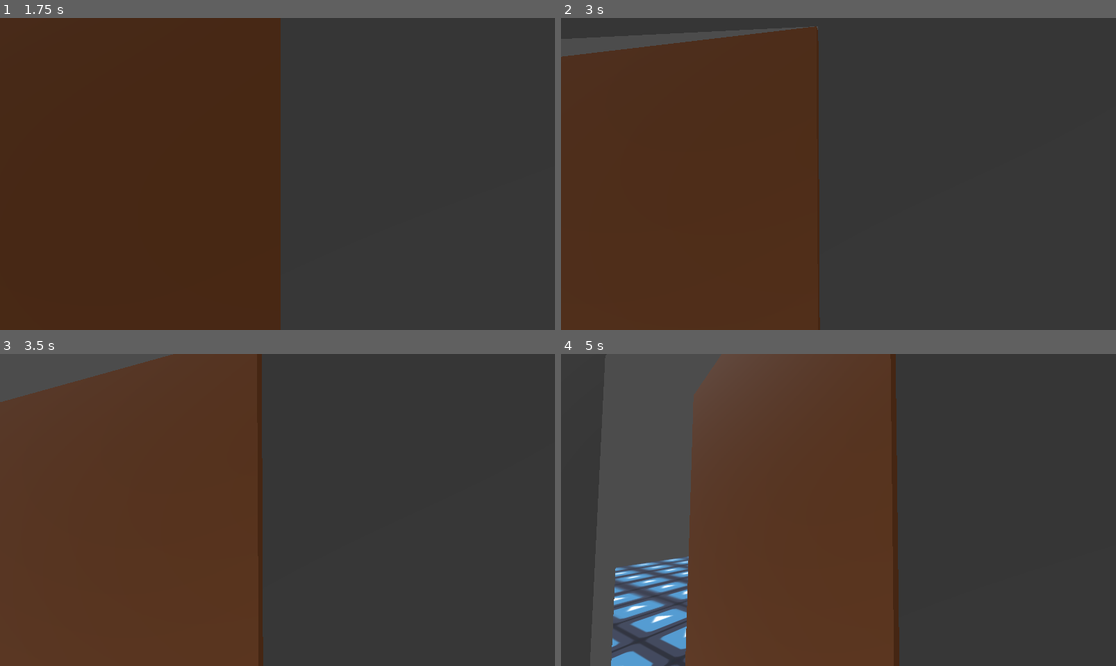
Above: before the commit, frames 1-4 (two rows, left to right).
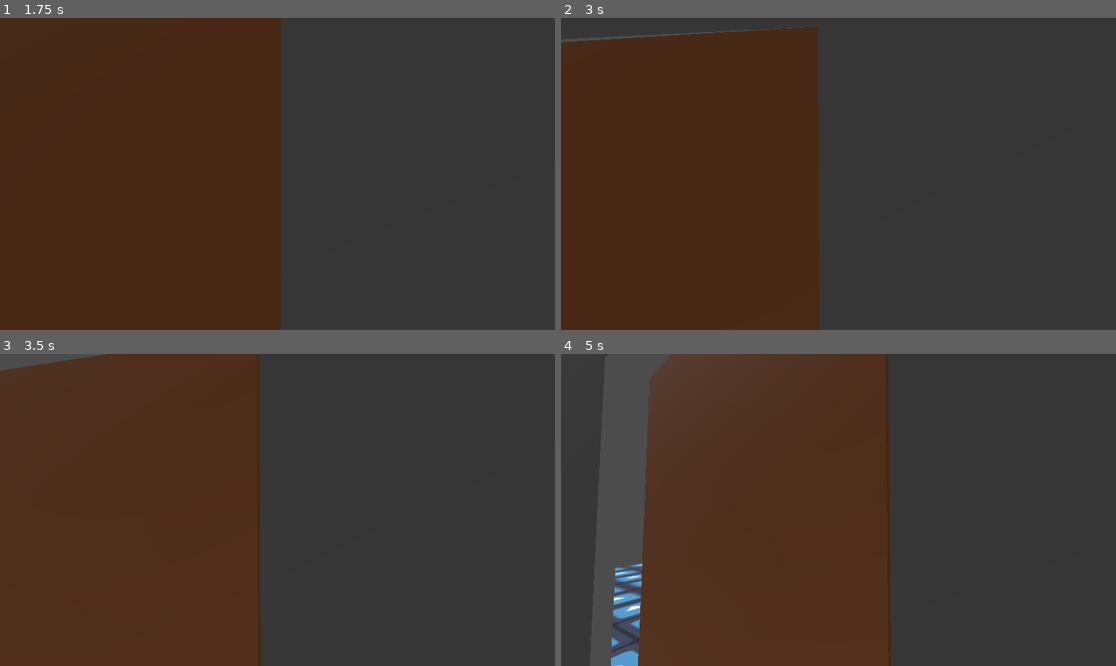
Above: after the commit, the same moments.

Repository: SoHowsLife/3d-environment-assessment
Game: Godot game, scene res://Environments/Main.tscn
Two runs of this game, one before a commit and one after it. Both use one fixed random seed, a clock stepped at 60 frames per second and the inputs below. The engine's default icon, where the game draws it, is replaced by a stand-in: a white triangle on a blue panel in a dark square.
Inputs (mouse positions are in pixels of both pictures, inside the frame that each line leads up to):
- Up to frame 1 (1.75 s): tap Enter at 0.5 s; move the mouse to (305, 174) at 0.52 s; press the mouse at (305, 174) at 0.53 s; hold W (up) from 0.53 s (still down); tap Space (jump) at 0.77, 1.52 s; move the mouse to (249, 174) at 1.27 s; release the mouse at (249, 174) at 1.28 s; tap E (interact) at 1.35 s
- Up to frame 2 (3 s): keep holding W (up); move the mouse to (849, 167) at 2.02 s; press the mouse at (849, 167) at 2.03 s; tap Space (jump) at 2.75 s; move the mouse to (832, 180) at 2.77 s; release the mouse at (832, 180) at 2.78 s; tap E (interact) at 2.85 s
- Up to frame 3 (3.5 s): keep holding W (up); tap Space (jump) at 3.02 s
- Up to frame 4 (5 s): keep holding W (up); move the mouse to (877, 513) at 3.52 s; press the mouse at (877, 513) at 3.53 s; tap Space (jump) at 3.77, 4.52 s; tap Enter at 4.25 s; move the mouse to (794, 506) at 4.27 s; release the mouse at (794, 506) at 4.28 s; tap E (interact) at 4.35 s

Frame 1 is identical in both runs. In frame 2, 1.1% of the frame differs, in the area x 0-47%, y 2-100%; in frame 3, 2.4%; in frame 4, 10%, in the area x 9-61%, y 0-100%.

Commit message:
Added another physics object and tweaked some values.

Diff:
--- a/Assets/Player/player.gd
+++ b/Assets/Player/player.gd
@@ -5,7 +5,7 @@
 const SPEED = 5.0
 const JUMP_VELOCITY = 4.5
 # Multiplier for force applied when pushing objects
-const PUSH_FORCE = 0.5
+const PUSH_FORCE = 0.2
 
 @export_range(0.0, 1.0, 0.1) var mouse_sensitivity = 0.3
 
@@ -64,7 +64,7 @@
 		var c = get_slide_collision(i)
 		if c.get_collider() is RigidBody3D:
 			var body : RigidBody3D = c.get_collider()
-			var speed = clamp(velocity.length(), 1.0, 10.0)
+			var speed = clamp(velocity.length(), 1.0, 3.0)
 			var push_direction = -c.get_normal();
 			body.apply_impulse((push_direction) * PUSH_FORCE * speed, (c.get_position() - body.get_global_position()))
 
--- /dev/null
+++ b/Assets/Props/Ball/Ball.tscn
@@ -0,0 +1,23 @@
+[gd_scene format=3 uid="uid://83ubue10q1dl"]
+
+[ext_resource type="Script" uid="uid://brvg1qtawdaxp" path="res://Assets/Props/prop.gd" id="1_x8j10"]
+
+[sub_resource type="PhysicsMaterial" id="PhysicsMaterial_ydpkx"]
+
+[sub_resource type="SphereShape3D" id="SphereShape3D_vkdro"]
+
+[sub_resource type="SphereMesh" id="SphereMesh_ntesg"]
+
+[node name="Ball" type="RigidBody3D" unique_id=1374893582]
+collision_layer = 4
+collision_mask = 22
+physics_material_override = SubResource("PhysicsMaterial_ydpkx")
+script = ExtResource("1_x8j10")
+is_holdable = true
+
+[node name="BallCollider" type="CollisionShape3D" parent="." unique_id=16518032]
+shape = SubResource("SphereShape3D_vkdro")
+
+[node name="BallMesh" type="MeshInstance3D" parent="." unique_id=1549260972]
+gi_mode = 2
+mesh = SubResource("SphereMesh_ntesg")
--- a/Assets/Props/Box/Box.tscn
+++ b/Assets/Props/Box/Box.tscn
@@ -10,7 +10,7 @@
 
 [node name="Box" type="RigidBody3D" unique_id=1374893582]
 collision_layer = 4
-collision_mask = 23
+collision_mask = 22
 physics_material_override = SubResource("PhysicsMaterial_ydpkx")
 script = ExtResource("1_ijhxv")
 is_holdable = true
--- a/Assets/Props/LargeBox/LargeBox.tscn
+++ b/Assets/Props/LargeBox/LargeBox.tscn
@@ -12,7 +12,7 @@
 
 [node name="LargeBox" type="RigidBody3D" unique_id=1374893582]
 collision_layer = 4
-collision_mask = 23
+collision_mask = 22
 mass = 4.0
 physics_material_override = SubResource("PhysicsMaterial_ydpkx")
 script = ExtResource("1_hinu5")
--- a/Environments/Main.tscn
+++ b/Environments/Main.tscn
@@ -8,6 +8,7 @@
 [ext_resource type="PackedScene" uid="uid://bd2258iu3u14g" path="res://Assets/Buildings/House/House.tscn" id="5_nxtwi"]
 [ext_resource type="PackedScene" uid="uid://c3h80wg6rpj8" path="res://Assets/Buildings/House/Door.tscn" id="6_fogoc"]
 [ext_resource type="PackedScene" uid="uid://cq6a5jx8ajbhb" path="res://Assets/Mechanisms/Button/Button.tscn" id="7_0n6j5"]
+[ext_resource type="PackedScene" uid="uid://83ubue10q1dl" path="res://Assets/Props/Ball/Ball.tscn" id="9_cbka4"]
 
 [sub_resource type="Environment" id="Environment_vy7ed"]
 background_mode = 1
@@ -59,7 +60,7 @@
 transform = Transform3D(-1, 0, -8.742278e-08, 0, 1, 0, 8.742278e-08, 0, -1, 3.475315, 7.5190697, 9.550002)
 
 [node name="Elevator" type="Node3D" parent="Stage/House" unique_id=771263325]
-transform = Transform3D(1, 0, 0, 0, 1, 0, 0, 0, 1, 3.2999992, 0.25, 8.9)
+transform = Transform3D(1, 0, 0, 0, 1, 0, 0, 0, 1, 3.2999992, 0.35, 8.9)
 
 [node name="Elevator" parent="Stage/House/Elevator" unique_id=1687933298 node_paths=PackedStringArray("pos0", "pos1") instance=ExtResource("4_8x3xv")]
 transform = Transform3D(1, 0, 0, 0, 1, 0, 0, 0, 1, 0, -0.5, 0)
@@ -100,7 +101,7 @@
 [node name="Player" parent="Entities" unique_id=167123483 instance=ExtResource("1_vy7ed")]
 transform = Transform3D(-4.371139e-08, 0, -1, 0, 1, 0, 1, 0, -4.371139e-08, 3.6729016, -0.0725013, 0.69281197)
 
-[node name="TestBox" parent="Entities" unique_id=1374893582 instance=ExtResource("1_j75pc")]
+[node name="TestBox" parent="Entities" unique_id=706295661 instance=ExtResource("1_j75pc")]
 transform = Transform3D(1, 0, 0, 0, 1, 0, 0, 0, 1, -5.949545, 3.63857, -6.3036036)
 
 [node name="Box" parent="Entities" unique_id=1148151749 instance=ExtResource("1_j75pc")]
@@ -120,3 +121,15 @@
 
 [node name="TestLargeBox" parent="Entities" unique_id=88302729 instance=ExtResource("4_lvjc5")]
 transform = Transform3D(1, 0, 0, 0, 1, 0, 0, 0, 1, -10.77599, 2.8911, -6.860516)
+
+[node name="Ball" parent="Entities" unique_id=1033558632 instance=ExtResource("9_cbka4")]
+transform = Transform3D(1, 0, 0, 0, 1, 0, 0, 0, 1, 24.0939, 0.5, 2.3150043)
+
+[node name="Ball2" parent="Entities" unique_id=1977682094 instance=ExtResource("9_cbka4")]
+transform = Transform3D(1, 0, 0, 0, 1, 0, 0, 0, 1, 19.438168, 0.5, 2.4867945)
+
+[node name="Ball3" parent="Entities" unique_id=1436440576 instance=ExtResource("9_cbka4")]
+transform = Transform3D(1, 0, 0, 0, 1, 0, 0, 0, 1, 22.53326, 0.5, 4.3719997)
+
+[node name="Ball4" parent="Entities" unique_id=1608410466 instance=ExtResource("9_cbka4")]
+transform = Transform3D(1, 0, 0, 0, 1, 0, 0, 0, 1, -7.6364584, 0.5000019, -5.1821423)
